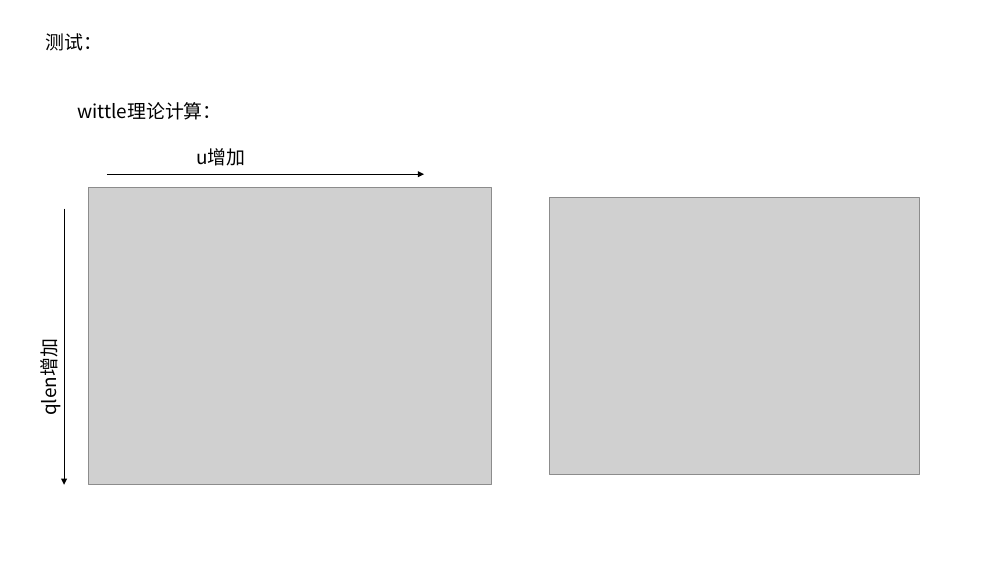
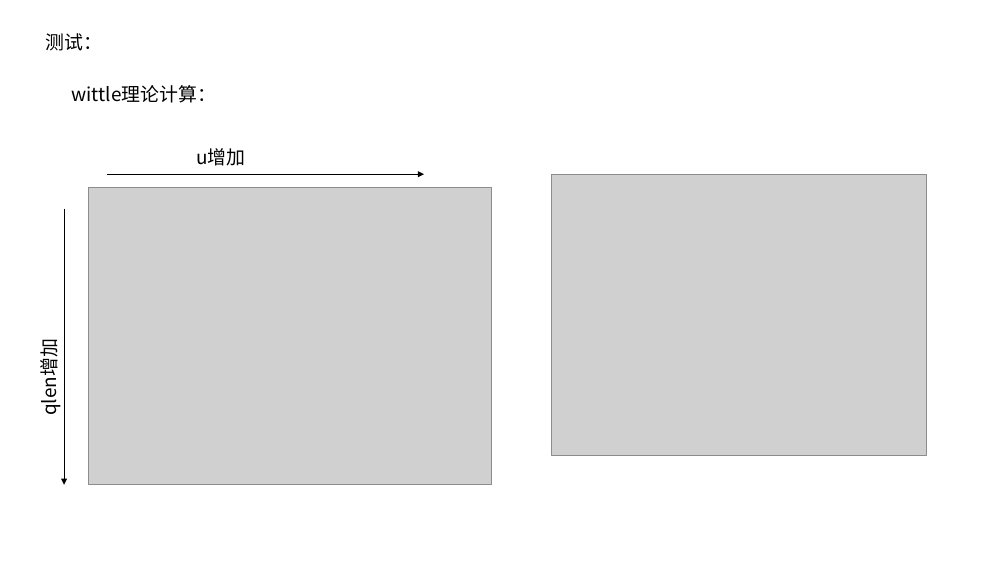
Before and after one commit to JinPeng-Zhang/RMAB, a slide deck: slide 26 of PPT/算法整理.pptx (slide 22 before the commit). Drawn at 1008x567 pixels with LibreOffice and Linux fonts; fonts in the diff are those of the drawing; grey boxes stand for pictures. Boxes give left, top, right and bottom in pixels: in the first picture for what was removed or moved away, otherwise in the second. Text is boxed around its words. In the diff, an @@ line names an element or a change of style, - is before the commit and + after.

```diff
--- a/PPT/算法整理.pptx
+++ b/PPT/算法整理.pptx
@@ text "wittle理论计算：": place and size @@
-text "wittle理论计算：" at box(77, 102, 222, 120)
+text "wittle理论计算：" at box(71, 85, 216, 103)
@@ picture: place and size @@
-picture at box(550, 197, 920, 475)
+picture at box(552, 174, 927, 455)
```
Also in this commit, not shown: 13 other slides changed, 7 slides added, 9 other files.
